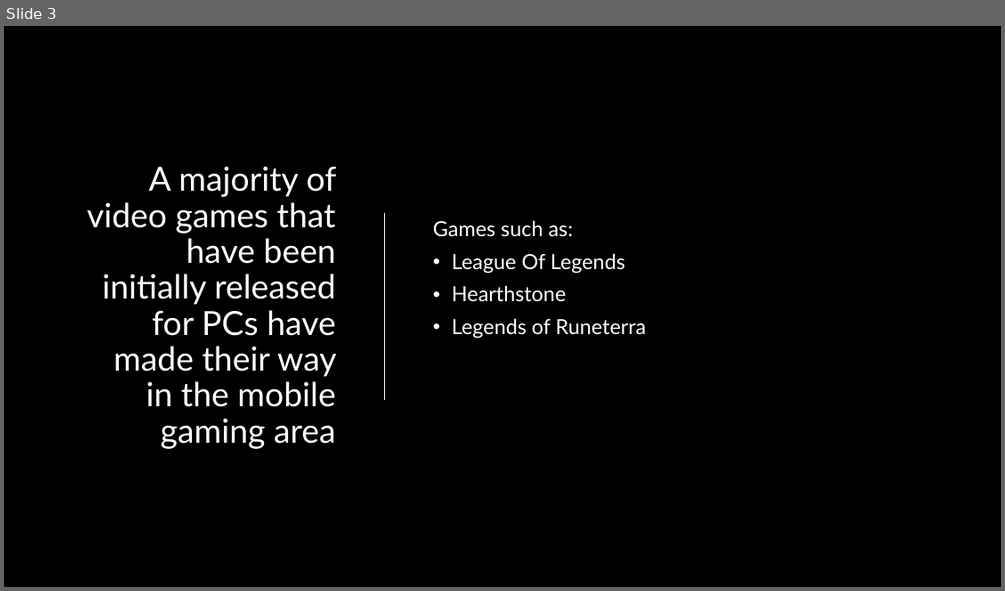
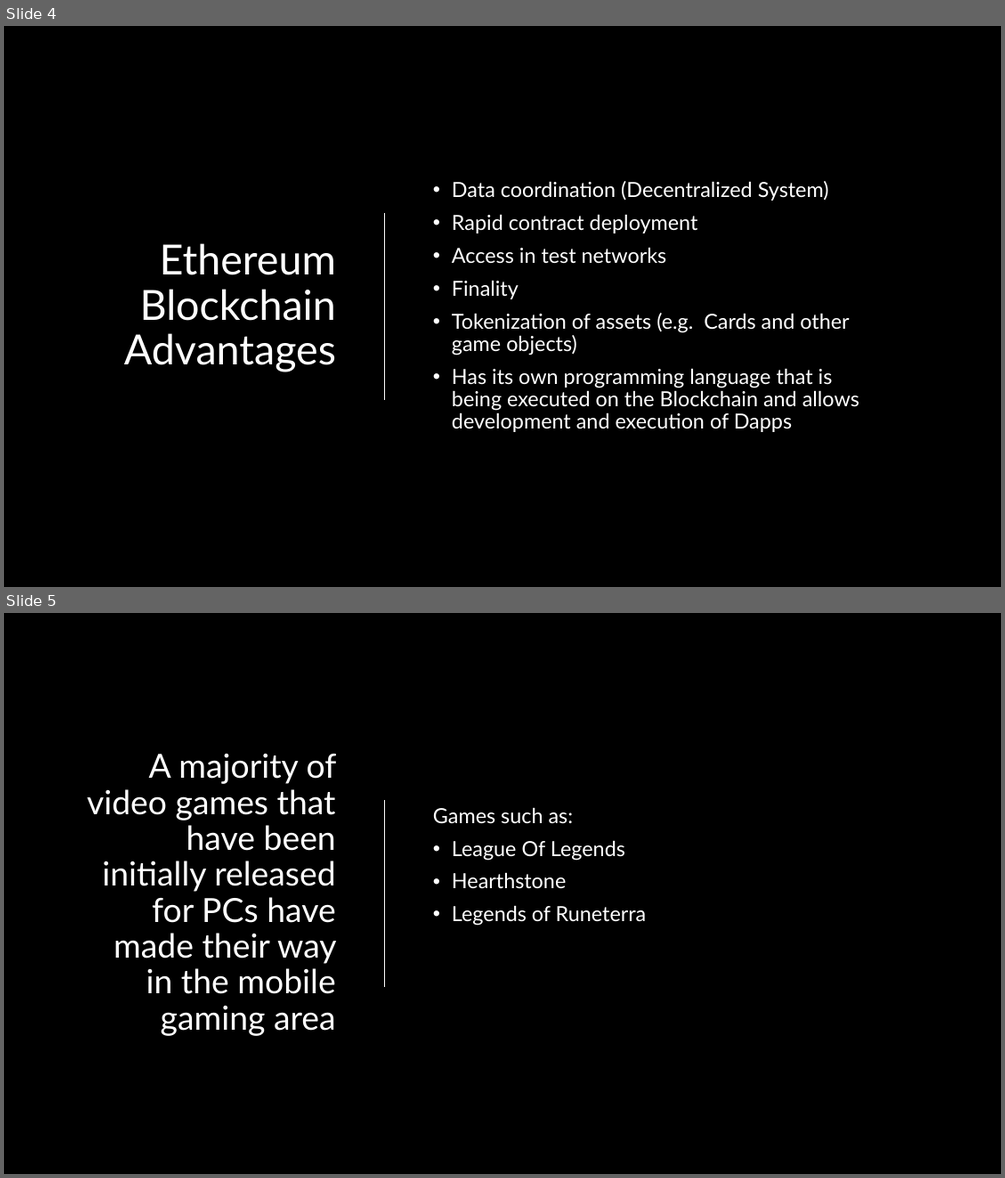
Before and after one commit to mmlab-aueb/blockchain-mobile-game-BSc, a slide deck: Game_Presentation.pptx. Shown one above the other, each under a label of ours: slide 3 before the commit, slides 4 and 5 after it. The pictures are 1005x591 and 1005x1178 pixels, drawn with LibreOffice and Linux fonts; fonts in the diff are those of the drawing; background and template pictures are left out. Boxes give left, top, right and bottom in pixels: in the first picture for what was removed or moved away, otherwise in the second. Text is boxed around its words. In the diff, an @@ line names an element or a change of style, - is before the commit and + after.

```diff
--- a/Game_Presentation.pptx
+++ b/Game_Presentation.pptx
@@ slide 4 added at box(4, 26, 1001, 587), background picture (left out) @@
@@ text added at box(452, 181, 859, 432), 20 pt, text #FFFFFF @@
+• Data coordination (Decentralized System)
+• Rapid contract deployment
+• Access in test networks
+• Finality
+• Tokenization of assets (e.g. Cards and other game objects)
+• Has its own programming language that is being executed on the Blockchain and allows development and execution of Dapps
@@ line added from (385, 213) to (385, 400), #FFFFFF 1.25 pt @@
@@ title added at box(124, 243, 336, 372), 40 pt, text #FFFFFF @@
+Ethereum Blockchain Advantages
@@ what was slide 3 is now slide 5 @@
```
Also in this commit, not shown: 13 slides changed.
